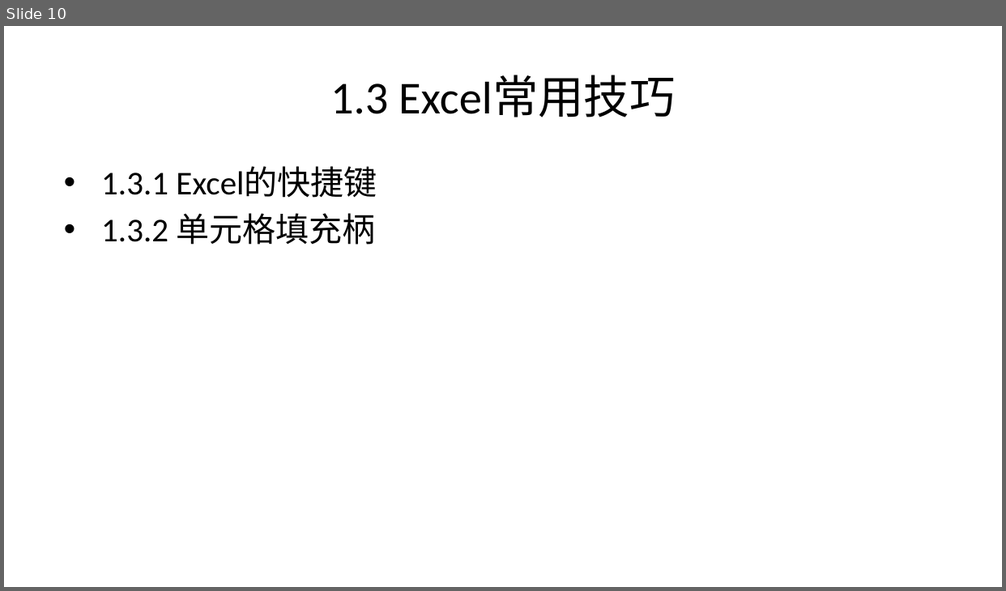
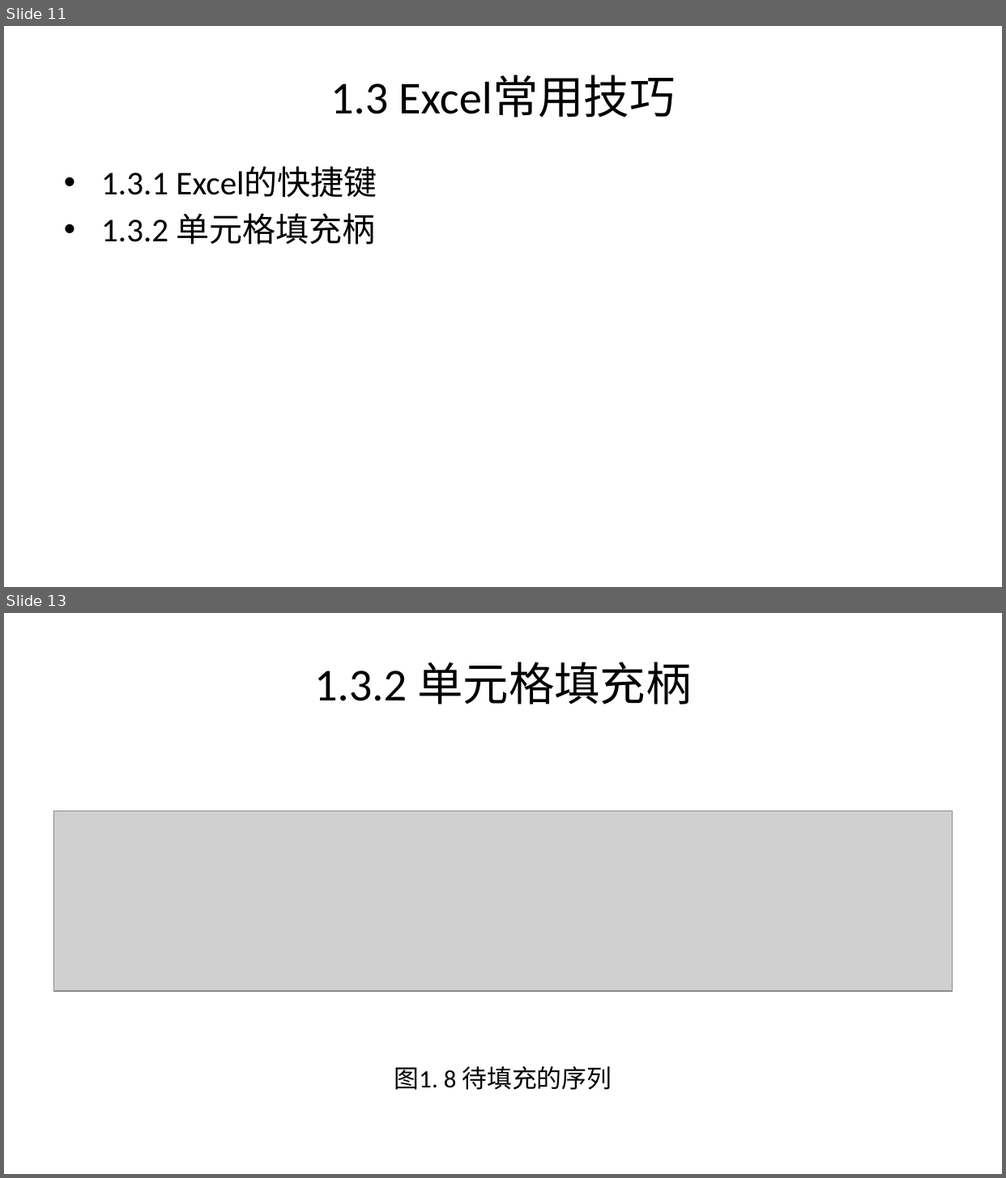
Before and after one commit to lizongzhang/excelstat, a slide deck: docs/chap1_slide.pptx. Shown one above the other, each under a label of ours: slide 10 before the commit, slides 11 and 13 after it; the slides between them are not shown. The pictures are 1006x591 and 1006x1178 pixels, drawn with LibreOffice and Linux fonts; fonts in the diff are those of the drawing; grey boxes stand for pictures. Boxes give left, top, right and bottom in pixels: in the first picture for what was removed or moved away, otherwise in the second. Text is boxed around its words. In the diff, an @@ line names an element or a change of style, - is before the commit and + after.

```diff
--- a/docs/chap1_slide.pptx
+++ b/docs/chap1_slide.pptx
@@ slide 13 added at <box>4,613,1002,1174</box>, background #FFFFFF @@
@@ title added at <box>314,662,692,705</box>, 33 pt, text #000000 @@
+1.3.2 单元格填充柄
@@ picture added at <box>54,811,952,992</box> @@
@@ text added at <box>394,1067,612,1090</box>, 18 pt, text #000000 @@
+图1. 8 待填充的序列
@@ what was slide 10 is now slide 11 @@
```
Also in this commit, not shown: 4 slides changed, 3 other slides added, 39 other files.
